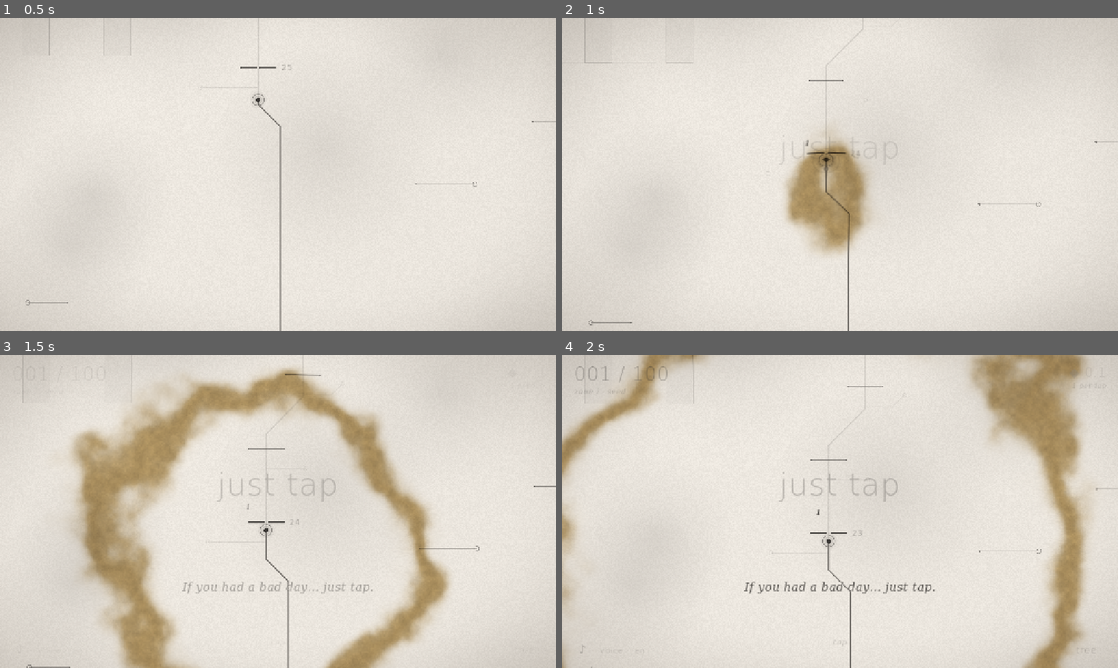
Above: before the commit, frames 1-4 (two rows, left to right).
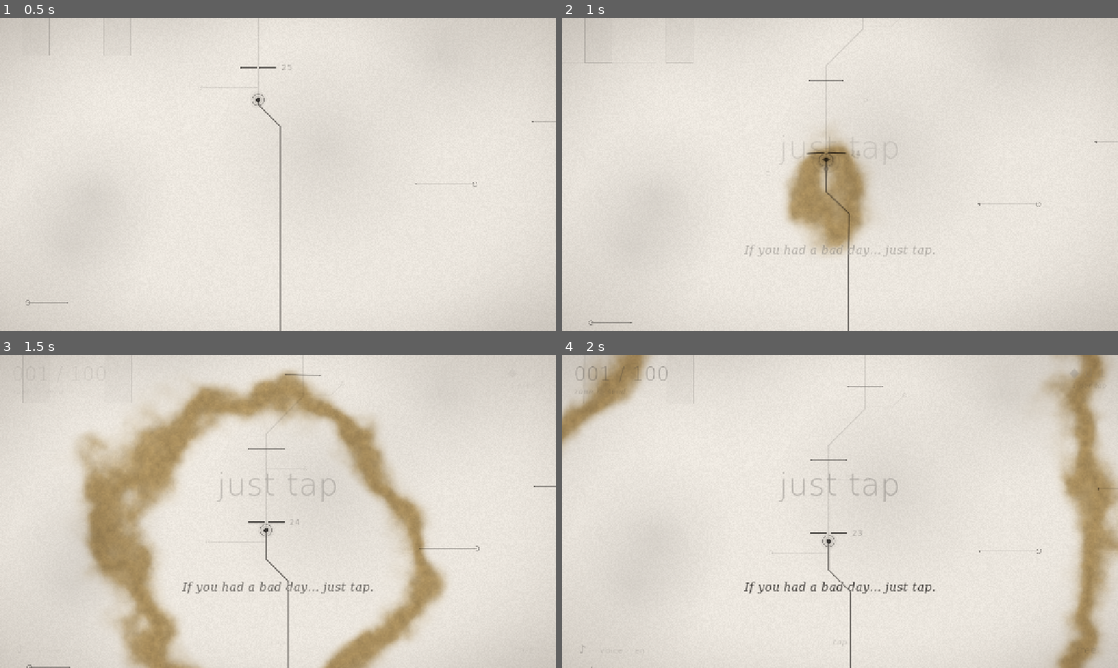
Above: after the commit, the same moments.

Repository: pablopalma/just-tap-repository
Game: Godot game, scene res://tools/trailer.tscn
Two runs of this game, one before a commit and one after it. Both use one fixed random seed, a clock stepped at 60 frames per second and the inputs below. This scene is started directly instead of the project's main scene.
Inputs (mouse positions are in pixels of both pictures, inside the frame that each line leads up to):
- Up to frame 1 (0.5 s): no input
- Up to frame 2 (1 s): tap Enter at 0.5 s; move the mouse to (962, 158) at 0.52 s; click (962, 158) at 0.67 s; tap Space at 0.77 s
- Up to frame 3 (1.5 s): move the mouse to (166, 527) at 1.27 s; click (166, 527) at 1.42 s
- Up to frame 4 (2 s): tap Space at 1.52 s

Frame 1 is identical in both runs. In frame 2, 0.3% of the frame differs, in the area x 32-67%, y 39-77%; in frame 3, 12%; in frame 4, 18%, in the area x 0-100%, y 0-100%.

Commit message:
Tráiler v2: música continua, cortes al compás, estrellas y ramas
- tools/trailer.gd planifica en compases (84 BPM): la música queda fija
  en la tonalidad de la zona 10 (Music.lock) y el director suma o quita
  capas; cada corte cae en el compás con un fundido rápido a papel.
- Montaje con la estrella de 4 luces, la de 5 que estalla, el ave, la
  división en 2 ramas y el trío de 3.
- Saltar (menú dev o corte del tráiler) limpia olas, ave y títulos
  pendientes (ColourWave.clear, GiantBird.stop, ZoneTitle.hide_now).
- docs/trailer.md con el guion compás por compás; el GIF sale del nuevo
  momento del color que vuelve.

Co-Authored-By: Claude Opus 5.5 <noreply@anthropic.com>

Diff:
--- a/autoload/music.gd
+++ b/autoload/music.gd
@@ -57,6 +57,8 @@
 var _bird_i := 0
 var _bird_call_i := 0
 var _bird_active := false
+## Set by a director (the trailer): zone and layers stay put whatever the game does.
+var locked := false
 
 var _time := 0.0
 var _next_step_time := 0.0
@@ -137,6 +139,15 @@
 	zone = _pending_zone
 
 
+## Keep zone z's key and tempo and the given layers until unlock (the trailer's continuous score).
+func lock(z: int, layer_count: int) -> void:
+	locked = true
+	_pending_zone = z
+	if not playing:
+		zone = z
+	layers = layer_count
+
+
 func set_enabled(on: bool) -> void:
 	SaveSystem.music_on = on
 	AudioServer.set_bus_mute(_music_bus, not on)
@@ -356,8 +367,9 @@
 
 func _on_gate_broken(n: int) -> void:
 	var next := mini(n + 1, GameState.FINAL)
-	_pending_zone = Zones.of(next)
-	layers = Zones.layers_at(next)
+	if not locked:
+		_pending_zone = Zones.of(next)
+		layers = Zones.layers_at(next)
 	if not playing:
 		return
 	var eighth := _s16() * 2.0
@@ -378,6 +390,8 @@
 
 
 func _on_jumped(n: int) -> void:
+	if locked:
+		return
 	_pending_zone = Zones.of(n)
 	layers = Zones.layers_at(n)
 
--- a/scripts/main.gd
+++ b/scripts/main.gd
@@ -488,6 +488,9 @@
 	if intro != null:
 		_start()
 	# Visuals first: the jump itself may start a star or a fork, which must survive.
+	colour_wave.clear()
+	bird.stop()
+	zone_title.hide_now()
 	gates.reset()
 	star.reset()
 	forks.reset()
--- a/scripts/ui/screens.gd
+++ b/scripts/ui/screens.gd
@@ -143,6 +143,11 @@
 	func _place() -> void:
 		_title.position.y = size.y * 0.3 - 30
 		_sub.position.y = size.y * 0.3 + 22
+
+	func hide_now() -> void:
+		if _tween:
+			_tween.kill()
+		modulate.a = 0.0
 
 	func show_title(title: String, sub: String, color: Color) -> void:
 		_place()
--- a/scripts/world/colour_wave.gd
+++ b/scripts/world/colour_wave.gd
@@ -25,6 +25,15 @@
 	_mat.shader = load("res://shaders/colour_wave.gdshader")
 	_rect.material = _mat
 	add_child(_rect)
+	_rect.visible = false
+
+
+## Drop every wave and give the colour back at once.
+func clear() -> void:
+	_waves.clear()
+	if _drain_tween:
+		_drain_tween.kill()
+	_drain = 0.0
 	_rect.visible = false
 
 
--- a/scripts/world/giant_bird.gd
+++ b/scripts/world/giant_bird.gd
@@ -39,6 +39,14 @@
 	# Moments in the flight (0..1): a call as it enters, call and rush of air when closest,
 	# a softer call while far, and a last one as it leaves.
 	_events = [0.06, 0.29, 0.3, 0.62, 0.9]
+
+
+## Gone at once (a jump in the dev menu or a cut in the trailer).
+func stop() -> void:
+	active = false
+	visible = false
+	_events.clear()
+	Music.set_bird_active(false)
 
 
 func set_tint(c: Color) -> void:
--- a/tools/trailer.gd
+++ b/tools/trailer.gd
@@ -1,44 +1,22 @@
 extends Node
-## The demo trailer (docs/trailer.md), played by the game itself. Record it with Movie Maker:
-## Godot_console.exe --path . --write-movie Builds/trailer/trailer.avi --fixed-fps 60 --resolution 1920x1080 res://tools/trailer.tscn
-## It never touches the player's save. Subtitles in English; no HUD.
+## The demo trailer (docs/trailer.md), played by the game itself. Record it with tools/make_trailer.ps1.
+## One continuous score: the music is locked to zone 10's key and tempo (84 BPM) and the director
+## adds or removes layers; every cut lands on a bar, through a quick dip to paper. Never touches the
+## player's save. Subtitles in English; no HUD, no damage numbers.
 
 const LENGTH := 60.0
-
-## [time in seconds, method, argument]
-const SHOTS := [
-	[1.0, "voice", "00"],
-	[4.0, "start", 0],
-	[4.0, "taps", 4.5],
-	[6.0, "voice", "01"],
-	[14.0, "taps", 0.0],
-	[14.0, "tree_open", 0],
-	[18.6, "tree_close", 0],
-	[19.2, "jump", 19],
-	[19.2, "damage", 70.0],
-	[19.2, "taps", 6.0],
-	[21.6, "taps", 0.0],
-	[22.4, "voice", "06"],
-	[28.0, "damage", 140.0],
-	[28.0, "taps", 3.5],
-	[29.0, "bird", 0],
-	[36.0, "jump", 42],
-	[36.0, "damage", 300.0],
-	[37.0, "voice", "15"],
-	[42.0, "taps", 0.0],
-	[42.0, "dark", 0],
-	[43.0, "voice", "demo_1"],
-	[47.4, "light", 0],
-	[48.0, "city", 0],
-	[50.0, "voice", "made"],
-	[55.5, "card", 0],
-]
+const MUSIC_ZONE := 10
+const BAR := 4.0 * 60.0 / 84.0   # 2.857 s
+const CUT_OUT := 0.16
+const CUT_IN := 0.32
 
 var _main: Node
 var _t := 0.0
 var _i := 0
+var _shots: Array = []          # [time, method, argument], sorted by time
 var _tap_rate := 0.0
 var _tap_acc := 0.0
+var _veil: ColorRect
 
 
 func _ready() -> void:
@@ -49,14 +27,98 @@
 	Narrator.auto = false
 	Music.set_enabled(true)
 	GameState.new_game()
+	Music.lock(MUSIC_ZONE, 0)
+	Music.start()  # the score starts with the first frame, so bars and cuts line up
 	_main = load("res://scenes/main.tscn").instantiate()
 	add_child(_main)
+	_main.fx.font = null
+	_build_veil()
+	_plan()
+
+
+## The whole trailer, in bars.
+func _plan() -> void:
+	# 0–2 · "just tap" on paper
+	_at(0.0, 0.6, "voice", "00")
+	# 2–4 · first taps, the line climbs, the arch draws itself
+	_cut(2)
+	_at(2, 0.0, "start", 0)
+	_at(2, 0.0, "layers", 1)
+	_at(2, 0.0, "taps", 4.5)
+	_at(2, 1.0, "voice", "01")
+	# 4 · the tree opens
+	_cut(4)
+	_at(4, 0.0, "taps", 0.0)
+	_at(4, 0.0, "tree_open", 0)
+	_at(4, 0.0, "layers", 2)
+	# 5–8 · the colour comes back
+	_cut(5)
+	_at(5, 0.0, "tree_close", 0)
+	_at(5, 0.0, "jump", 19)
+	_at(5, 0.0, "damage", 70.0)
+	_at(5, 0.0, "taps", 6.0)
+	_at(5, 0.0, "layers", 3)
+	_at(5, 2.4, "taps", 0.0)
+	_at(6, 0.4, "voice", "06")
+	# 8–14 · montage, one or two bars each
+	_cut(8)
+	_at(8, 0.0, "jump", 16)
+	_at(8, 0.0, "damage", 22.0)
+	_at(8, 0.0, "taps", 5.0)
+	_at(8, 0.0, "layers", 4)
+	_at(8, 0.5, "voice", "small_lights")
+	_cut(9)
+	_at(9, 0.0, "jump", 27)
+	_at(9, 0.0, "damage", 260.0)
+	_at(9, 0.0, "taps", 6.0)
+	_at(9, 2.2, "taps", 0.0)  # the star is complete: let it spin up and burst on its own
+	_at(10, 0.6, "voice", "whole")
+	_cut(11)
+	_at(11, 0.0, "jump", 31)
+	_at(11, 0.0, "damage", 120.0)
+	_at(11, 0.0, "taps", 3.0)
+	_at(11, 0.0, "bird", 0)
+	_cut(12)
+	_at(12, 0.0, "jump", 41)
+	_at(12, 0.0, "damage", 300.0)
+	_at(12, 0.0, "taps", 4.0)
+	_at(12, 0.0, "layers", 5)
+	_at(12, 0.3, "voice", "13")
+	_cut(13)
+	_at(13, 0.0, "jump", 51)
+	_at(13, 0.0, "damage", 1000.0)
+	# 14–16 · the dark
+	_cut(14)
+	_at(14, 0.0, "jump", 39)
+	_at(14, 0.0, "taps", 0.0)
+	_at(14, 0.0, "layers", 1)
+	_at(14, 0.2, "dark", 0)
+	_at(14, 1.0, "voice", "demo_1")
+	# 16–19 · the city
+	_at(15, 2.4, "light", 0)
+	_cut(16)
+	_at(16, 0.0, "city", 0)
+	_at(16, 0.0, "layers", 5)
+	_at(16, 1.8, "voice", "made")
+	# 19–21 · the card
+	_at(19, 0.0, "card", 0)
+	_shots.sort_custom(func(a: Array, b: Array) -> bool: return a[0] < b[0])
+
+
+func _at(bar: float, offset: float, method: String, arg) -> void:
+	_shots.append([bar * BAR + offset, method, arg])
+
+
+## A cut on the bar: dip to paper just before it, come back just after.
+func _cut(bar: float) -> void:
+	_shots.append([bar * BAR - CUT_OUT, "fade", 1.0])
+	_shots.append([bar * BAR + 0.02, "fade", 0.0])
 
 
 func _process(delta: float) -> void:
 	_t += delta
-	while _i < SHOTS.size() and _t >= SHOTS[_i][0]:
-		var s: Array = SHOTS[_i]
+	while _i < _shots.size() and _t >= _shots[_i][0]:
+		var s: Array = _shots[_i]
 		_i += 1
 		call("_" + String(s[1]), s[2])
 	_main.hud.modulate.a = 0.0
@@ -71,6 +133,8 @@
 		get_tree().quit()
 
 
+# --- Actions --------------------------------------------------------------------
+
 func _voice(id: String) -> void:
 	Narrator.say_now(id)
 
@@ -87,8 +151,17 @@
 	GameState.dev_damage = d
 
 
+func _layers(n: int) -> void:
+	Music.layers = n
+
+
 func _jump(n: int) -> void:
 	_main._dev_jump(n)
+
+
+func _fade(to: float) -> void:
+	var tw := create_tween()
+	tw.tween_property(_veil, "color:a", to, CUT_OUT if to > 0.5 else CUT_IN).set_trans(Tween.TRANS_SINE)
 
 
 func _tree_open(_arg) -> void:
@@ -100,30 +173,41 @@
 
 
 func _tree_close(_arg) -> void:
-	_main.tree_panel.close_panel()
+	_main.tree_panel.visible = false
 	GameState.up = {}
 
 
 func _bird(_arg) -> void:
 	_main._summon_bird()
-	# Start it partway so it passes closest about four seconds from now.
-	_main.bird._t = 0.3 * GiantBird.DURATION - 4.0
+	# Start it partway so it passes closest within this bar.
+	_main.bird._t = 0.3 * GiantBird.DURATION - 1.6
 
 
 func _dark(_arg) -> void:
-	_main.darkness.to(0.85, 2.5)
+	_main.darkness.to(0.85, 2.0)
 	var p: Vector2 = _main.path.gate_pos(GameState.stage)
-	_main.fx.crack(p + Vector2(0, 10), 320.0, 4.0)
-	_main.fx.crack(_main.path.gate_pos(GameState.stage - 2), 240.0, 5.0)
+	_main.fx.crack(p + Vector2(0, 10), 320.0, 3.0)
+	_main.fx.crack(_main.path.gate_pos(GameState.stage - 2), 240.0, 4.0)
 
 
 func _light(_arg) -> void:
-	_main.darkness.to(0.0, 1.2)
+	_main.darkness.to(0.0, 0.5)
 
 
 func _city(_arg) -> void:
 	_main.fx.clear()
 	_main._on_dev("grand", 0)
+
+
+func _build_veil() -> void:
+	var layer := CanvasLayer.new()
+	layer.layer = 25
+	add_child(layer)
+	_veil = ColorRect.new()
+	_veil.color = Color(Palette.PAPER, 0.0)
+	_veil.set_anchors_and_offsets_preset(Control.PRESET_FULL_RECT)
+	_veil.mouse_filter = Control.MOUSE_FILTER_IGNORE
+	layer.add_child(_veil)
 
 
 ## Closing card: paper, the title and where to play.
Not shown, changed: docs/trailer.md
Not shown, changed: tools/make_trailer.ps1
